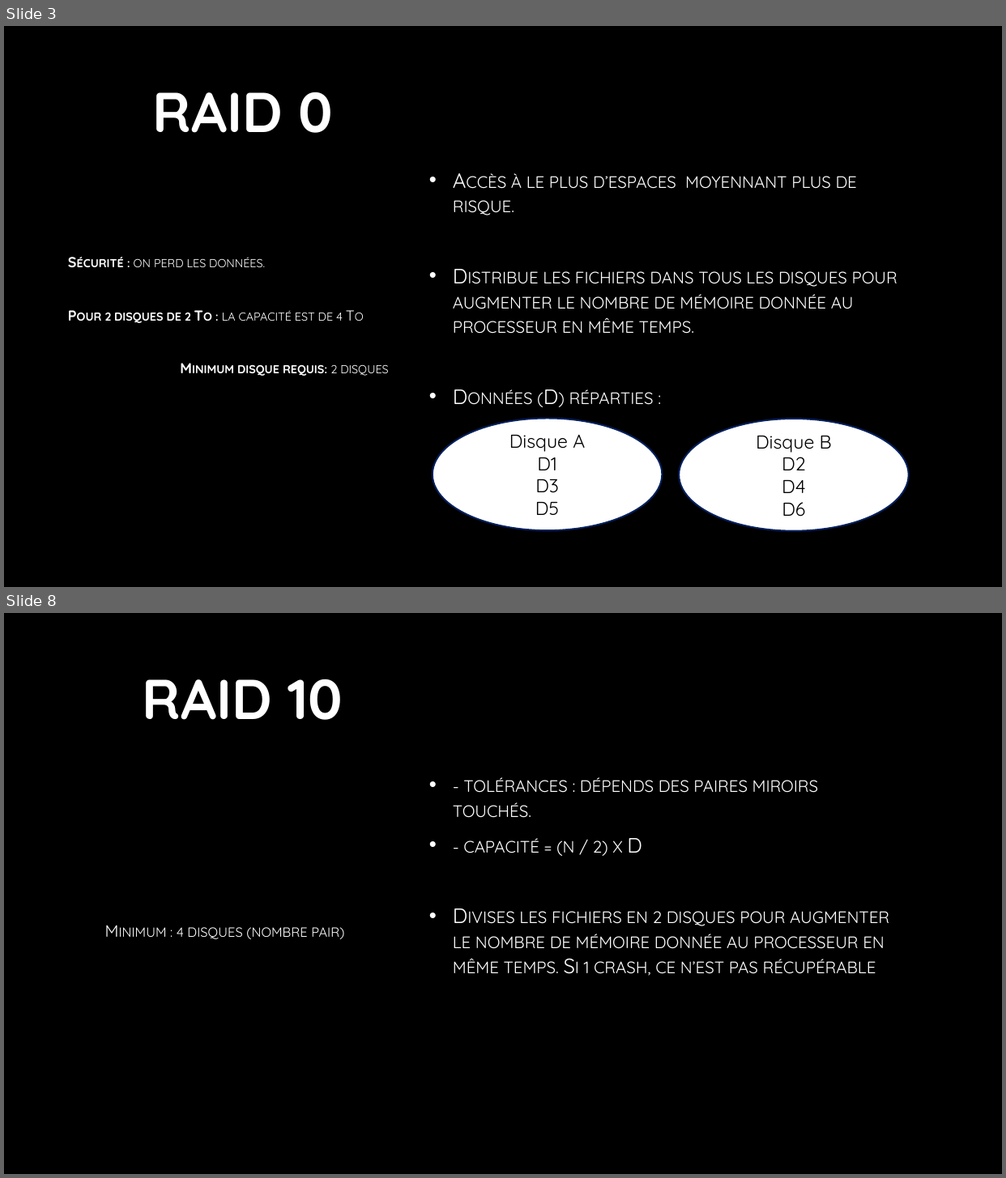
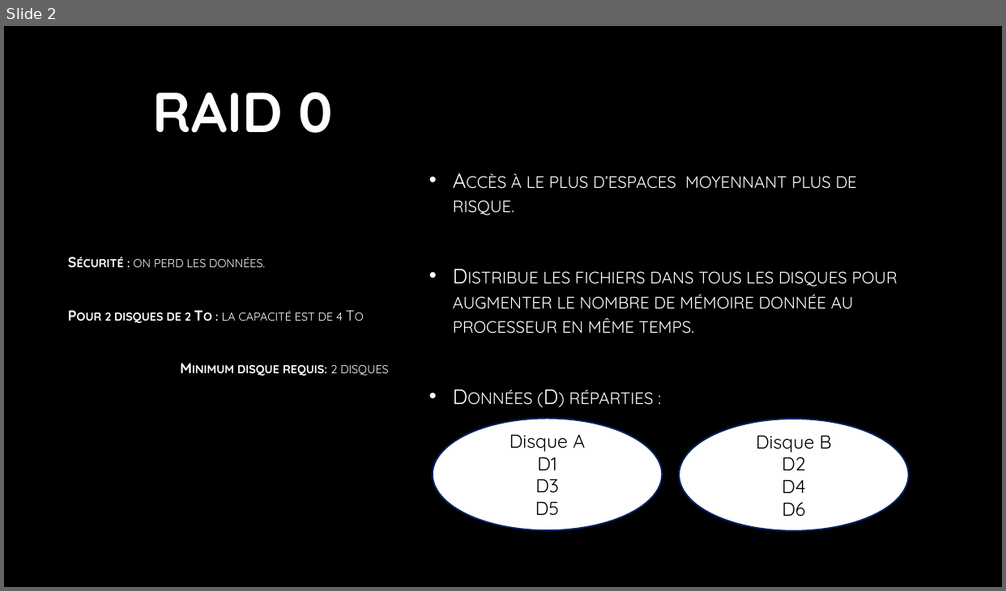
Before and after one commit to L0uigi/Cegep-2026-27, a slide deck: Outils et Materiels/Cartes éclair sur le RAID.pptx. Shown one above the other, each under a label of ours: slides 3 and 8 before the commit, slide 2 after it; the slides between them are not shown. The pictures are 1006x1178 and 1006x591 pixels, drawn with LibreOffice and Linux fonts; fonts in the diff are those of the drawing; background and template pictures are left out. Boxes give left, top, right and bottom in pixels: in the first picture for what was removed or moved away, otherwise in the second. Text is boxed around its words. In the diff, an @@ line names an element or a change of style, - is before the commit and + after.

```diff
--- a/Outils et Materiels/Cartes éclair sur le RAID.pptx
+++ b/Outils et Materiels/Cartes éclair sur le RAID.pptx
@@ slide 8 removed at (4, 613, 1002, 1174), background picture (left out) @@
@@ title removed at (143, 679, 343, 720) @@
-RAID 10
@@ text removed at (453, 777, 889, 976) @@
-• - tolérances : dépends des paires miroirs touchés.
-• - capacité = (n / 2) x D
-• Divises les fichiers en 2 disques pour augmenter le nombre de mémoire donnée au processeur en même temps. Si 1 crash, ce n’est pas récupérable
@@ text removed at (177, 927, 344, 939) @@
-Minimum : 4 disques (nombre pair)
@@ what was slide 3 is now slide 2 @@
```
Also in this commit, not shown: 3 slides changed, 3 slides added, 4 other slides removed, 1 other file.
